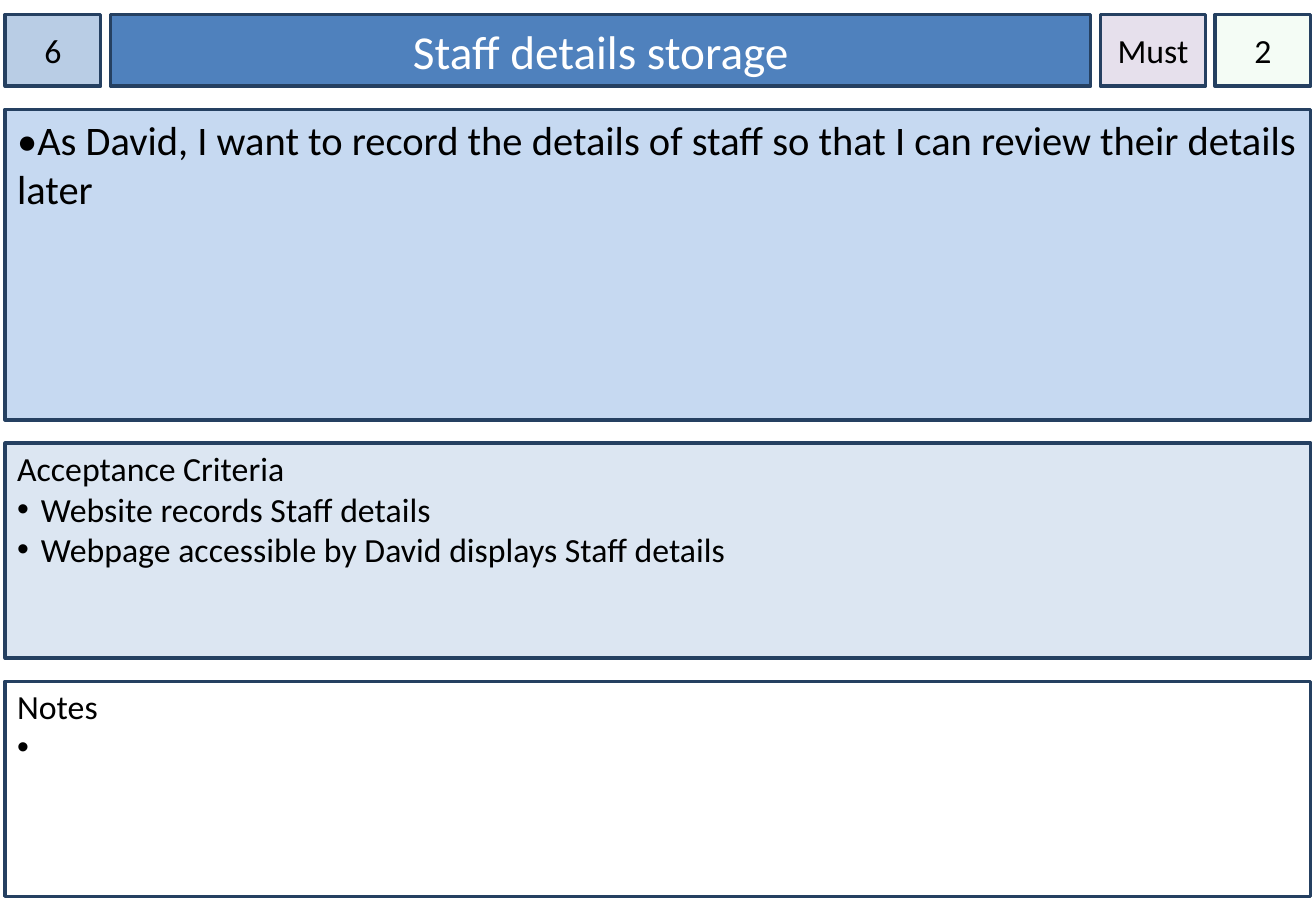
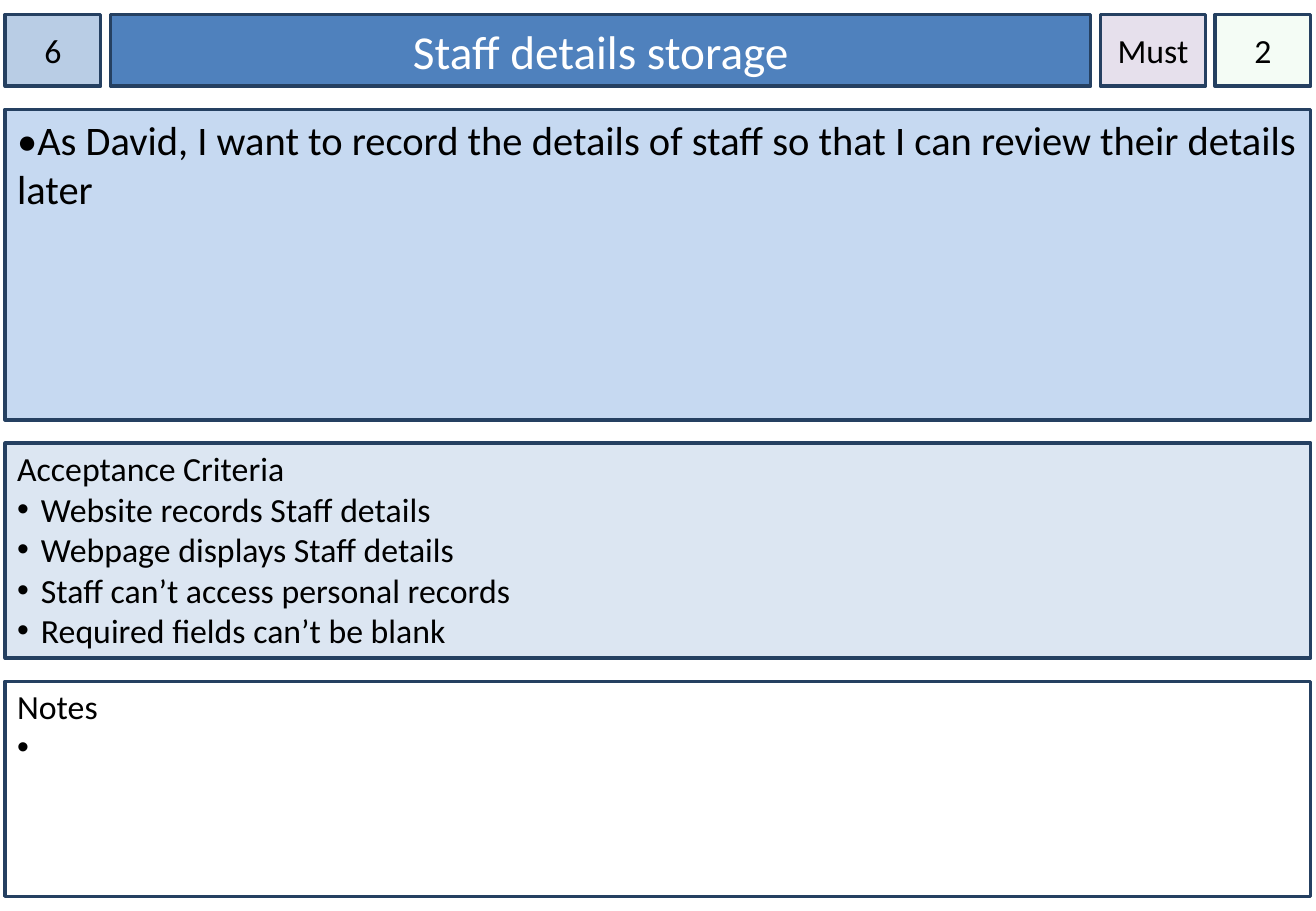
Before and after one commit to mdeclosey/IFB299, a slide deck: slide 7 of Documentation/Story Cards.pptx. Drawn at 1316x911 pixels with LibreOffice and Linux fonts; fonts in the diff are those of the drawing. Boxes give left, top, right and bottom in pixels: in the first picture for what was removed or moved away, otherwise in the second. Text is boxed around its words. In the diff, an @@ line names an element or a change of style, - is before the commit and + after.

```diff
--- a/Documentation/Story Cards.pptx
+++ b/Documentation/Story Cards.pptx
@@ text in rectangle at (41, 538, 510, 649): text changed @@
-• Webpage accessible by David displays Staff details
+• Webpage displays Staff details
+• Staff can’t access personal records
+• Required fields can’t be blank
```
Also in this commit, not shown: 16 other slides changed, 1 slide removed, 1 other file.
